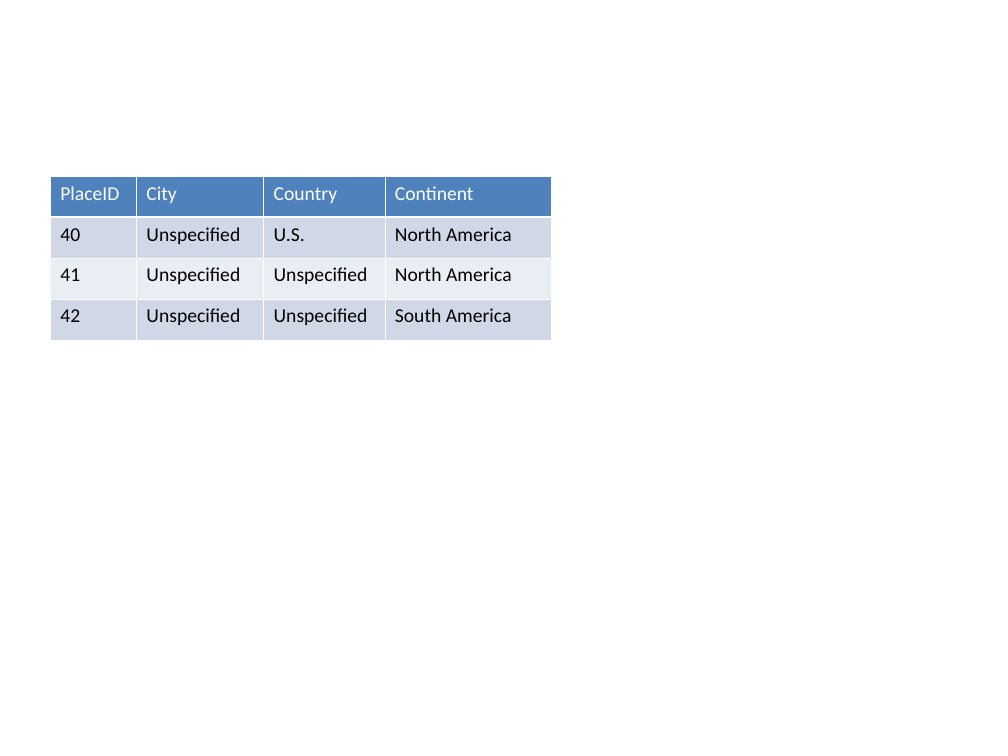
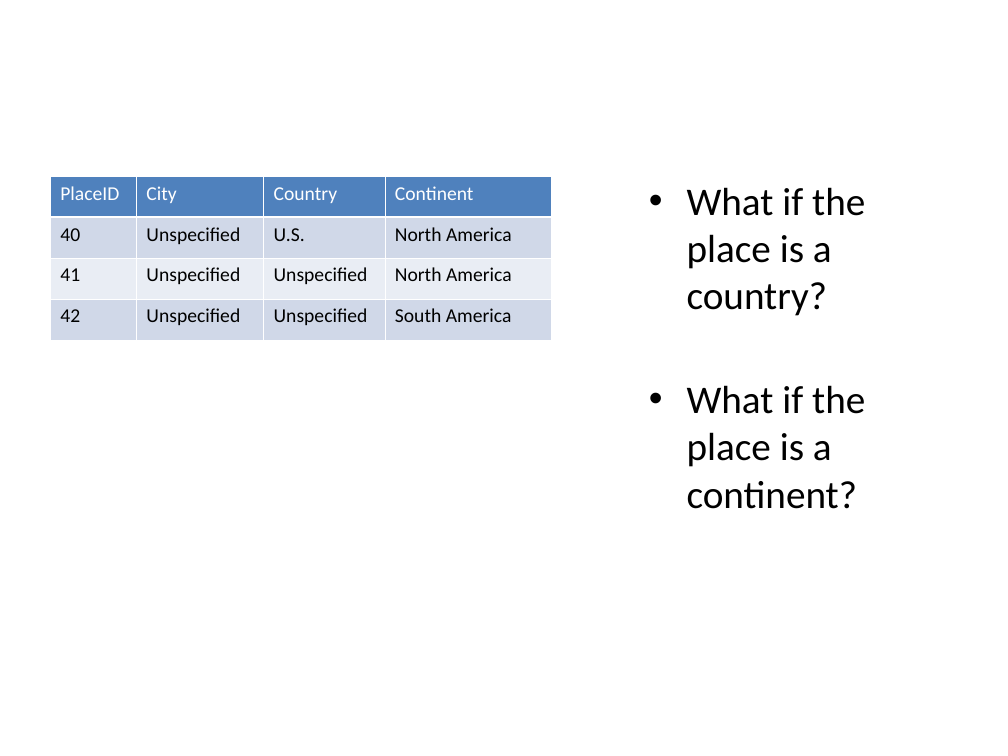
Before and after one commit to edvelezg/unb-dw, a slide deck: slide 12 of project/Presentation/Datawarehousing.ppt (slide 11 before the commit). Drawn at 1008x756 pixels with LibreOffice and Linux fonts; fonts in the diff are those of the drawing. Boxes give left, top, right and bottom in pixels: in the first picture for what was removed or moved away, otherwise in the second. Text is boxed around its words. In the diff, an @@ line names an element or a change of style, - is before the commit and + after.

```diff
--- a/project/Presentation/Datawarehousing.ppt
+++ b/project/Presentation/Datawarehousing.ppt
@@ text added at (x1=687, y1=187, x2=865, y2=509), 28 pt, text #000000 @@
+• What if the place is a country?
+• What if the place is a continent?
```
Also in this commit, not shown: 3 other slides changed, 10 slides added, 1 slide removed.
